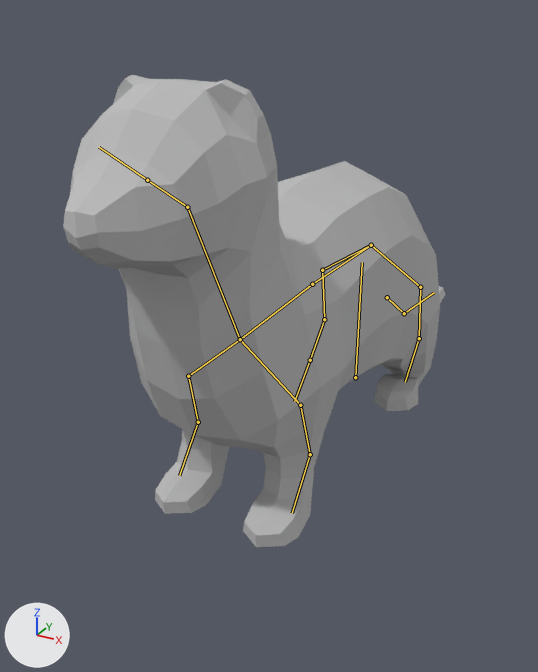
Renders of the FBX model Assets/Art/3D/Ferret/Ferret_Animated.fbx from each side of a commit.
Rendered twice from a 50 mm camera at (1.69, -3.59, 2.34) aimed at (-0.26, -0.05, 0.57). Arrows for +X, +Y and +Z are at lower left; the lights stay in place. The older version comes first. Both versions are drawn at frame 1 of the action 'Armature|Ferret_Jump'; the numbers are the values there. The bones that change, and the others that lie on the model, are drawn over the model as lines.

In view in the first picture: 'Ferret'.
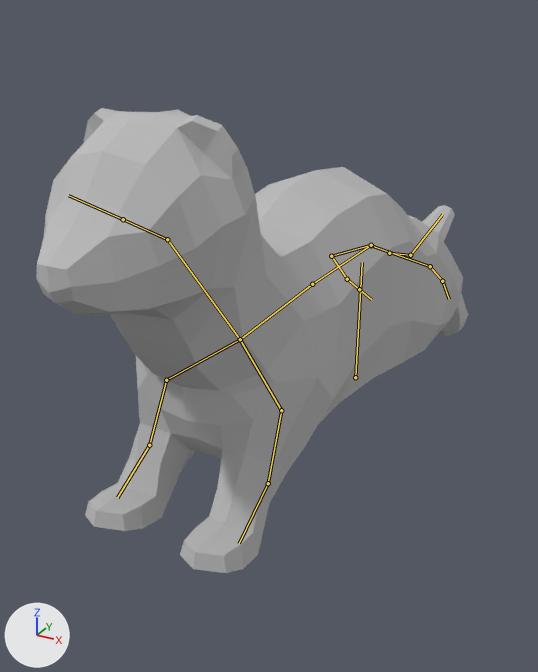
The change, as JSON lines over the scene's bpy script:
```json
{"block": "bone_neck", "where": "bone_neck = bpy.data.objects['Armature'].pose.bones['Neck']  # child of 'Chest'"}
{"op": "set", "path": "bone_neck.rotation_quaternion", "old": "(1.0, 0.0, 0.0, 0.0)", "new": "(0.994, 0.105, 0.0, 0.0)", "note": "degrees (0, 0, 0) -> degrees (12, 0, 0)"}
{"block": "bone_head", "where": "bone_head = bpy.data.objects['Armature'].pose.bones['Head']  # child of 'Neck'"}
{"op": "set", "path": "bone_head.rotation_quaternion", "old": "(1.0, 0.0, 0.0, 0.0)", "new": "(0.997, -0.074, 0.0, 0.0)", "note": "degrees (0, 0, 0) -> degrees (-9, 0, 0)"}
{"block": "bone_frontleg_001_l", "where": "bone_frontleg_001_l = bpy.data.objects['Armature'].pose.bones['FrontLeg.001.L']  # child of 'Chest'"}
{"op": "set", "path": "bone_frontleg_001_l.rotation_quaternion", "old": "(1.0, 0.0, 0.0, 0.0)", "new": "(0.93, -0.038, -0.278, 0.238)", "note": "degrees (0, 0, 0) -> degrees (-14, -30, 32)"}
{"block": "bone_frontleg_003_l", "where": "bone_frontleg_003_l = bpy.data.objects['Armature'].pose.bones['FrontLeg.003.L']  # child of 'FrontLeg.002.L'"}
{"op": "set", "path": "bone_frontleg_003_l.rotation_quaternion", "old": "(1.0, 0.0, 0.0, 0.0)", "new": "(0.98, 0.037, 0.0, -0.197)", "note": "degrees (0, 0, 0) -> degrees (4, 1, -23)"}
{"block": "bone_frontleg_001_r", "where": "bone_frontleg_001_r = bpy.data.objects['Armature'].pose.bones['FrontLeg.001.R']  # child of 'Chest'"}
{"op": "set", "path": "bone_frontleg_001_r.rotation_quaternion", "old": "(1.0, 0.0, 0.0, 0.0)", "new": "(0.936, -0.037, 0.267, -0.228)", "note": "degrees (0, 0, 0) -> degrees (-13, 29, -31)"}
{"block": "bone_frontleg_003_r", "where": "bone_frontleg_003_r = bpy.data.objects['Armature'].pose.bones['FrontLeg.003.R']  # child of 'FrontLeg.002.R'"}
{"op": "set", "path": "bone_frontleg_003_r.rotation_quaternion", "old": "(1.0, 0.0, 0.0, 0.0)", "new": "(0.985, 0.032, 0.0, 0.168)", "note": "degrees (0, 0, 0) -> degrees (4, -1, 19)"}
{"block": "bone_backleg_001_l", "where": "bone_backleg_001_l = bpy.data.objects['Armature'].pose.bones['BackLeg.001.L']  # child of 'Origin'"}
{"op": "set", "path": "bone_backleg_001_l.location", "old": "(0.0, 0.0, 0.0)", "new": "(-0.003, 0.002, -0.003)"}
{"op": "set", "path": "bone_backleg_001_l.rotation_quaternion", "old": "(1.0, 0.0, 0.0, 0.0)", "new": "(0.911, 0.037, 0.343, 0.228)", "note": "degrees (0, 0, 0) -> degrees (16, 37, 34)"}
{"block": "bone_backleg_003_l", "where": "bone_backleg_003_l = bpy.data.objects['Armature'].pose.bones['BackLeg.003.L']  # child of 'BackLeg.002.L'"}
{"op": "set", "path": "bone_backleg_003_l.rotation_quaternion", "old": "(1.0, 0.0, 0.0, 0.0)", "new": "(0.923, 0.081, 0.0, 0.376)", "note": "degrees (0, 0, 0) -> degrees (9, -4, 44)"}
{"block": "bone_backleg_001_r", "where": "bone_backleg_001_r = bpy.data.objects['Armature'].pose.bones['BackLeg.001.R']  # child of 'Origin'"}
{"op": "set", "path": "bone_backleg_001_r.location", "old": "(0.0, 0.0, 0.0)", "new": "(0.003, 0.001, -0.001)"}
{"op": "set", "path": "bone_backleg_001_r.rotation_quaternion", "old": "(1.0, 0.0, 0.0, 0.0)", "new": "(0.942, 0.03, -0.279, -0.185)", "note": "degrees (0, 0, 0) -> degrees (11, -31, -25)"}
{"block": "bone_backleg_003_r", "where": "bone_backleg_003_r = bpy.data.objects['Armature'].pose.bones['BackLeg.003.R']  # child of 'BackLeg.002.R'"}
{"op": "set", "path": "bone_backleg_003_r.rotation_quaternion", "old": "(1.0, 0.0, 0.0, 0.0)", "new": "(0.847, 0.112, 0.0, -0.519)", "note": "degrees (0, 0, 0) -> degrees (11, 7, -62)"}
{"block": "bone_tail_001", "where": "bone_tail_001 = bpy.data.objects['Armature'].pose.bones['Tail.001']  # child of 'Origin'"}
{"op": "set", "path": "bone_tail_001.location", "old": "(0.0, 0.0, 0.0)", "new": "(0.0, -0.197, 0.275)"}
{"op": "set", "path": "bone_tail_001.rotation_quaternion", "old": "(1.0, 0.0, 0.0, 0.0)", "new": "(0.99, 0.14, 0.0, 0.0)", "note": "degrees (0, 0, 0) -> degrees (16, 0, 0)"}
```

What differs and where, as boxes (x1, y1, x2, y2) in the pictures (538 x 672 px):
```json
{"object": "Ferret", "change": "posed", "before": [63, 75, 445, 547], "after": [36, 108, 469, 573], "on screen": "13% wider"}
{"bone": "Neck", "before": "(240, 339) to (187, 207)", "after": "(240, 339) to (167, 239)"}
{"bone": "Head", "before": "(187, 207) to (147, 180)", "after": "(167, 239) to (123, 219)"}
{"bone": "FrontLeg.001.L", "before": "(240, 339) to (300, 405)", "after": "(240, 339) to (281, 410)"}
{"bone": "FrontLeg.003.L", "before": "(310, 454) to (292, 513)", "after": "(268, 483) to (239, 543)"}
{"bone": "FrontLeg.001.R", "before": "(240, 339) to (188, 376)", "after": "(240, 339) to (166, 380)"}
{"bone": "FrontLeg.003.R", "before": "(198, 422) to (179, 475)", "after": "(149, 445) to (117, 497)"}
{"bone": "BackLeg.001.L", "before": "(371, 245) to (420, 287)", "after": "(371, 245) to (430, 266)"}
{"bone": "BackLeg.003.L", "before": "(419, 338) to (405, 382)", "after": "(442, 281) to (449, 299)"}
{"bone": "BackLeg.001.R", "before": "(371, 245) to (322, 270)", "after": "(371, 245) to (331, 256)"}
{"bone": "BackLeg.003.R", "before": "(324, 319) to (310, 360)", "after": "(347, 279) to (359, 289)"}
{"bone": "Tail.001", "before": "(387, 297) to (404, 313)", "after": "(389, 253) to (410, 255)"}
```
